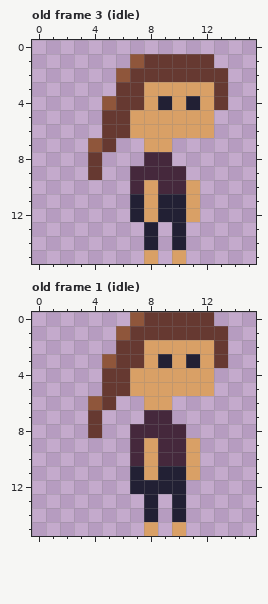
One commit to this pixel-art file: assets/woman.aseprite. Above is the file before it was changed.
16x16 pixels, 3 frames. Shown: old frame 3 (idle), old frame 1 (idle). The commit also changed other frames, which this record leaves out.
The result:
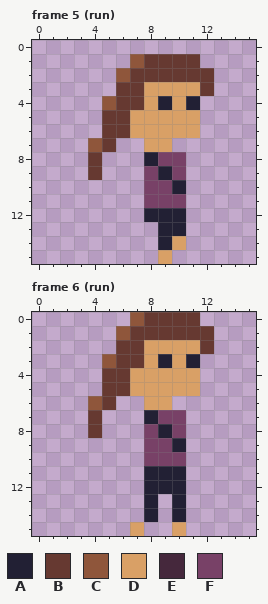
Palette (. is transparent): A #222034  B #663931  C #8f563b  D #d9a066  E #45283c  F #784167
A new or re-ordered frame is compared with the old frame closest to it.
Change:
frames 3 -> 9
layer "woman" added
layer "Layer 1" removed
--- frame 5 (run) is new; against old frame 3 (idle)
@@ x 5..15 @@
  0 ...........
- 1 ..CBBBBB...
- 2 .CBBBBBBB..
- 3 .BBDDDDDB..
- 4 CBBDADADB..
- 5 BBDDDDDD...
- 6 BBDDDDDD...
+ 1 ..CBBBB....
+ 2 .CBBBBBB...
+ 3 .BBDDDDB...
+ 4 CBBDADA....
+ 5 BBDDDDD....
+ 6 BBDDDDD....
  7 B..DD......
- 8 ...EE......
- 9 ..EEEE.....
-10 ..EDEED....
-11 ..ADAAD....
-12 ..ADAAD....
-13 ...A.A.....
-14 ...A.A.....
-15 ...D.D.....
+ 8 ...AFF.....
+ 9 ...FAF.....
+10 ...FFA.....
+11 ...FFF.....
+12 ...AAA.....
+13 ....AA.....
+14 ....AD.....
+15 ....D......
--- frame 6 (run) is new; against old frame 1 (idle)
@@ x 5..15 @@
- 0 ..CBBBBB...
- 1 .CBBBBBBB..
- 2 .BBDDDDDB..
- 3 CBBDADADB..
- 4 BBDDDDDD...
- 5 BBDDDDDD...
+ 0 ..CBBBB....
+ 1 .CBBBBBB...
+ 2 .BBDDDDB...
+ 3 CBBDADA....
+ 4 BBDDDDD....
+ 5 BBDDDDD....
  6 B..DD......
- 7 ...EE......
- 8 ..EEEE.....
- 9 ..EDEED....
-10 ..EDEED....
-11 ..ADAAD....
-12 ..AAAA.....
+ 7 ...AFF.....
+ 8 ...FAF.....
+ 9 ...FFA.....
+10 ...FFF.....
+11 ...AAA.....
+12 ...AAA.....
 13 ...A.A.....
 14 ...A.A.....
-15 ...D.D.....
+15 ..D..D.....
Changed places in both pictures, as pixel boxes (x1, y1, x2, y2):
changed: (130, 54, 228, 264)
changed: (130, 312, 228, 536)
